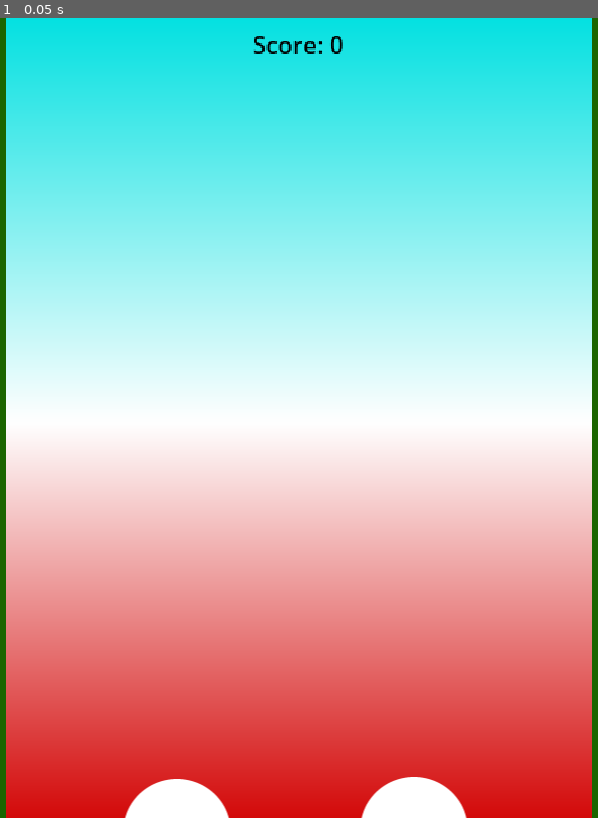
Above: before the commit, frame 1.
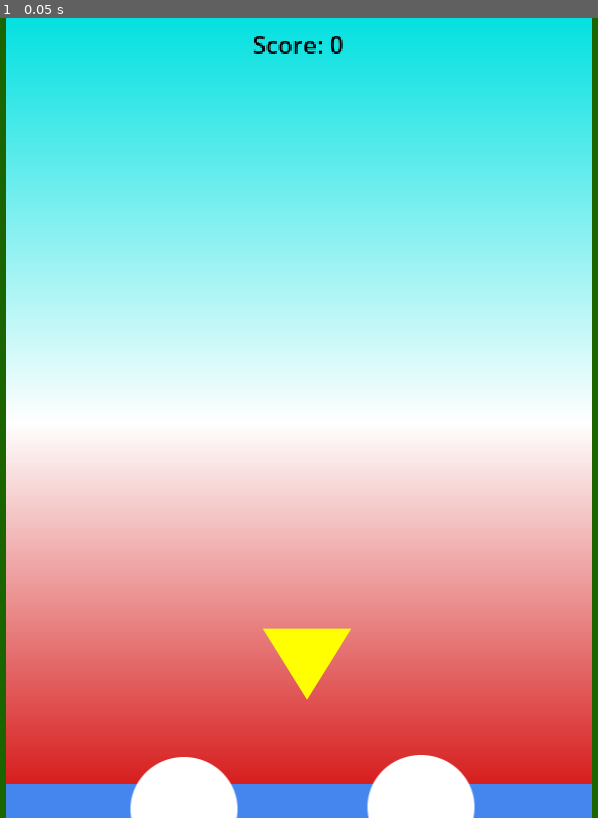
Above: after the commit, the same moment.

Repository: JustinBouffard/Plinko-Game
Game: Godot game, scene res://Scenes/main_game.tscn
The game is run twice, just before and just after one commit, with the same random seed, the same clock (stepped at 60 frames per second) and the same inputs.
Inputs:
- Up to frame 1 (0.05 s): no input

The runs differ from the first frame. In frame 1, 4.4% of the frame differs, in the area x 1-99%, y 76-100%.

Commit message:
Working on the main scene

Diff:
--- a/Scenes/main_game.tscn
+++ b/Scenes/main_game.tscn
@@ -1,7 +1,8 @@
-[gd_scene load_steps=7 format=3 uid="uid://bdl8iu6yg6mvf"]
+[gd_scene load_steps=9 format=3 uid="uid://bdl8iu6yg6mvf"]
 
 [ext_resource type="Texture2D" uid="uid://cjv17lwy7opo0" path="res://Assets/Square.png" id="1_l756w"]
 [ext_resource type="Texture2D" uid="uid://cydgk84fnylsv" path="res://Assets/Round.png" id="2_pu3va"]
+[ext_resource type="Texture2D" uid="uid://cpn7uhrd8kfg4" path="res://Assets/Triangle.png" id="3_0e3vx"]
 
 [sub_resource type="Gradient" id="Gradient_4rmt8"]
 offsets = PackedFloat32Array(0, 0.5, 1)
@@ -9,6 +10,9 @@
 
 [sub_resource type="GradientTexture1D" id="GradientTexture1D_l756w"]
 gradient = SubResource("Gradient_4rmt8")
+
+[sub_resource type="RectangleShape2D" id="RectangleShape2D_0e3vx"]
+size = Vector2(118, 122)
 
 [sub_resource type="RectangleShape2D" id="RectangleShape2D_pu3va"]
 size = Vector2(122, 127.89229)
@@ -33,6 +37,39 @@
 scale = Vector2(1.5, 1.5)
 theme_override_colors/font_color = Color(0, 0, 0, 1)
 text = "Score: 0"
+
+[node name="PointArea" type="Area2D" parent="."]
+position = Vector2(399.00003, 798)
+scale = Vector2(1.5466337, 0.5075553)
+
+[node name="Sprite2D" type="Sprite2D" parent="PointArea"]
+modulate = Color(0.26666668, 0.5254902, 0.93333334, 1)
+texture = ExtResource("1_l756w")
+
+[node name="CollisionShape2D" type="CollisionShape2D" parent="PointArea"]
+shape = SubResource("RectangleShape2D_0e3vx")
+
+[node name="PointArea2" type="Area2D" parent="."]
+position = Vector2(627, 798.00006)
+scale = Vector2(1.5466337, 0.5075553)
+
+[node name="Sprite2D" type="Sprite2D" parent="PointArea2"]
+modulate = Color(0.26666668, 0.5254902, 0.93333334, 1)
+texture = ExtResource("1_l756w")
+
+[node name="CollisionShape2D" type="CollisionShape2D" parent="PointArea2"]
+shape = SubResource("RectangleShape2D_0e3vx")
+
+[node name="PointArea3" type="Area2D" parent="."]
+position = Vector2(162.00006, 798.00006)
+scale = Vector2(1.5466337, 0.5075553)
+
+[node name="Sprite2D" type="Sprite2D" parent="PointArea3"]
+modulate = Color(0.26666668, 0.5254902, 0.93333334, 1)
+texture = ExtResource("1_l756w")
+
+[node name="CollisionShape2D" type="CollisionShape2D" parent="PointArea3"]
+shape = SubResource("RectangleShape2D_0e3vx")
 
 [node name="Wall" type="StaticBody2D" parent="."]
 position = Vector2(47, 403.99997)
@@ -61,7 +98,7 @@
 shape = SubResource("RectangleShape2D_pu3va")
 
 [node name="Bouncer" type="StaticBody2D" parent="."]
-position = Vector2(274, 813)
+position = Vector2(281, 791)
 
 [node name="Sprite2D" type="Sprite2D" parent="Bouncer"]
 texture = ExtResource("2_pu3va")
@@ -70,10 +107,22 @@
 shape = SubResource("CircleShape2D_0e3vx")
 
 [node name="Bouncer2" type="StaticBody2D" parent="."]
-position = Vector2(511, 811)
+position = Vector2(518, 789)
 
 [node name="Sprite2D" type="Sprite2D" parent="Bouncer2"]
 texture = ExtResource("2_pu3va")
 
 [node name="CollisionShape2D" type="CollisionShape2D" parent="Bouncer2"]
 shape = SubResource("CircleShape2D_0e3vx")
+
+[node name="Triangle" type="StaticBody2D" parent="."]
+position = Vector2(403, 646)
+scale = Vector2(0.5, 0.5)
+
+[node name="Sprite2D" type="Sprite2D" parent="Triangle"]
+modulate = Color(1, 1, 0, 1)
+texture = ExtResource("3_0e3vx")
+flip_v = true
+
+[node name="CollisionPolygon2D" type="CollisionPolygon2D" parent="Triangle"]
+polygon = PackedVector2Array(2, 67, -83, -69, 87, -69)
